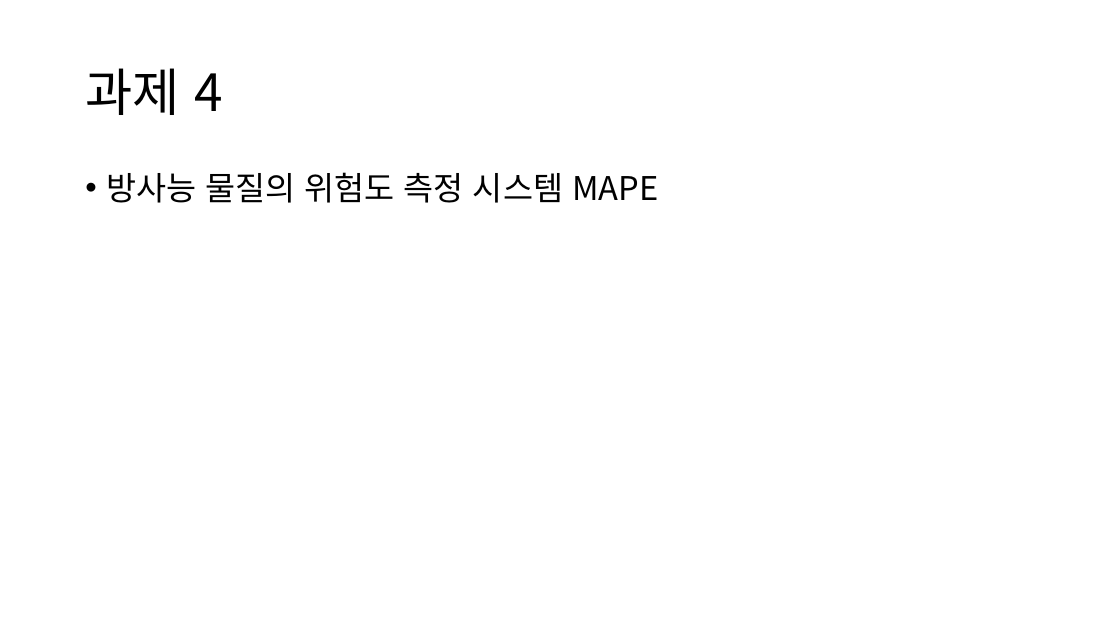
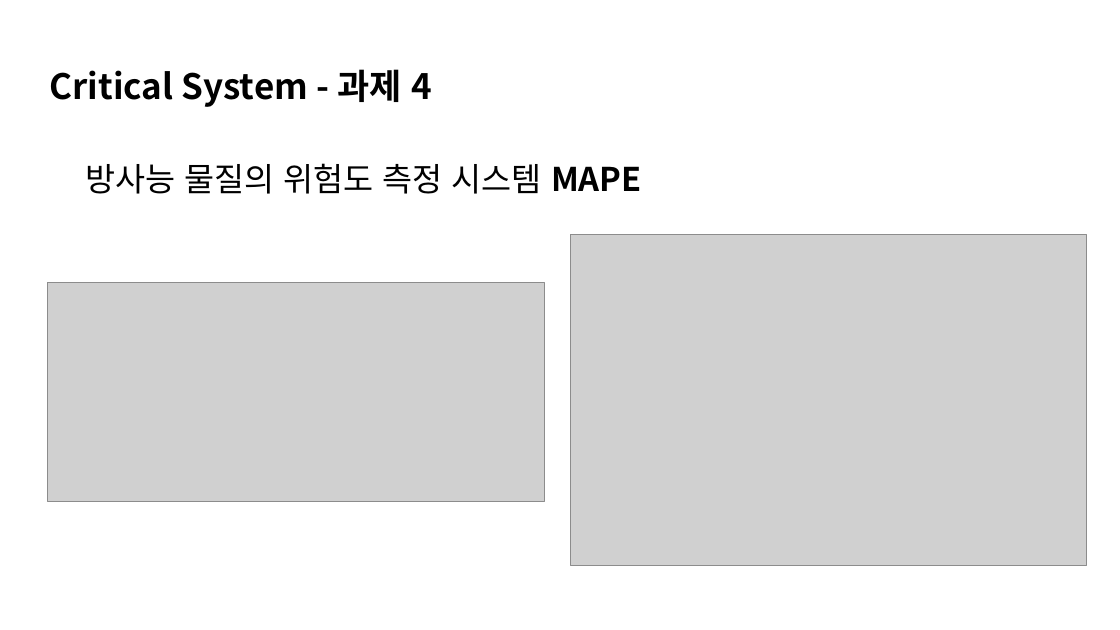
Before and after one commit to TUK-pedestrianSafety/document, a slide deck: slide 23 of ppt/소프트웨어 응용설계 발표자료.pptx (slide 24 before the commit). Drawn at 1120x630 pixels with LibreOffice and Linux fonts; fonts in the diff are those of the drawing; grey boxes stand for pictures. Boxes give left, top, right and bottom in pixels: in the first picture for what was removed or moved away, otherwise in the second. Text is boxed around its words. In the diff, an @@ line names an element or a change of style, - is before the commit and + after.

```diff
--- a/ppt/소프트웨어 응용설계 발표자료.pptx
+++ b/ppt/소프트웨어 응용설계 발표자료.pptx
@@ text at (x1=50, y1=69, x2=432, y2=107): text changed; size 44 to 30 pt; bold on @@
-과제 4
+Critical System - 과제 4
@@ text "방사능 물질의 위험도 측정 시스템 ..." moved from (x1=106, y1=172, x2=658, y2=203) to (x1=85, y1=163, x2=642, y2=194) @@
@@ text "방사능 물질의 위험도 측정 시스템 ..." at (x1=85, y1=163, x2=642, y2=194): bold on in "MAPE"; bullet • to none @@
@@ picture added at (x1=571, y1=234, x2=1086, y2=565) @@
@@ picture added at (x1=47, y1=283, x2=544, y2=502) @@
```
Also in this commit, not shown: 18 other slides changed, 10 slides added, 8 slides removed.
